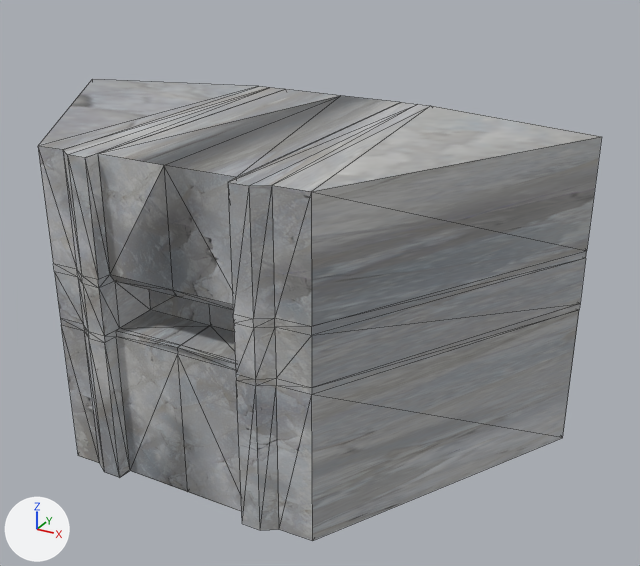
Two versions of the OBJ model resources/models/judge_box.obj, one commit apart.
Camera for both pictures: a camera (50 mm lens) standing at (12.04, -8.31, 14.1) and looking at (1.42, 10.99, 4.45). Every picture has the same lights, and +X, +Y and +Z are marked at lower left. Mesh edges are drawn as thin lines. Where no turn or scale is listed for an object, it has been applied to the vertices. Vertices at the same position are counted once.

In view in the first picture: 'JudgeBox_Plane'.
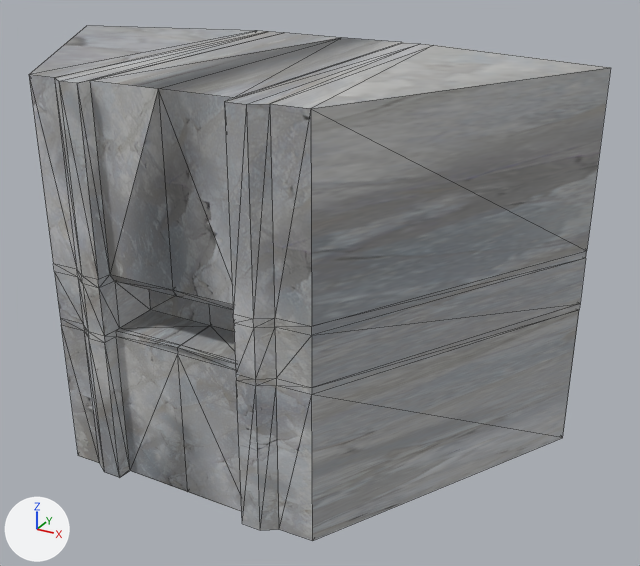
What differs and where, as boxes (x1, y1, x2, y2) in the pictures (640 x 566 px; the box of a moved part takes in the faces that stretch with it):
'JudgeBox_Plane', reshaped (12% taller): before (38, 79, 602, 541); after (29, 25, 611, 541)
part 1 of me_judgebox_plane, moved or reshaped: before (38, 79, 602, 326); after (29, 25, 611, 326)

Diff of the bpy script that builds the scene:
```diff
--- a/resources/models/judge_box.obj.py
+++ b/resources/models/judge_box.obj.py
@@ me_judgebox_plane @@
 me_judgebox_plane.from_pydata(...)  # 141 vertices, 287 faces; spans x -8.1..7.8, y 6.1..14.8, z 0.0..8.7
 # used by ob_judgebox_plane; location = (0.0, 0.0, 0.0)
+# me_judgebox_plane part 1: all 22 vertices in x -8.1..7.8, y 6.1..14.8, z 8.7 are moved by (0.0, 0.0, 1.7)
 me_judgebox_plane.materials.append(mat_concrete)
```
